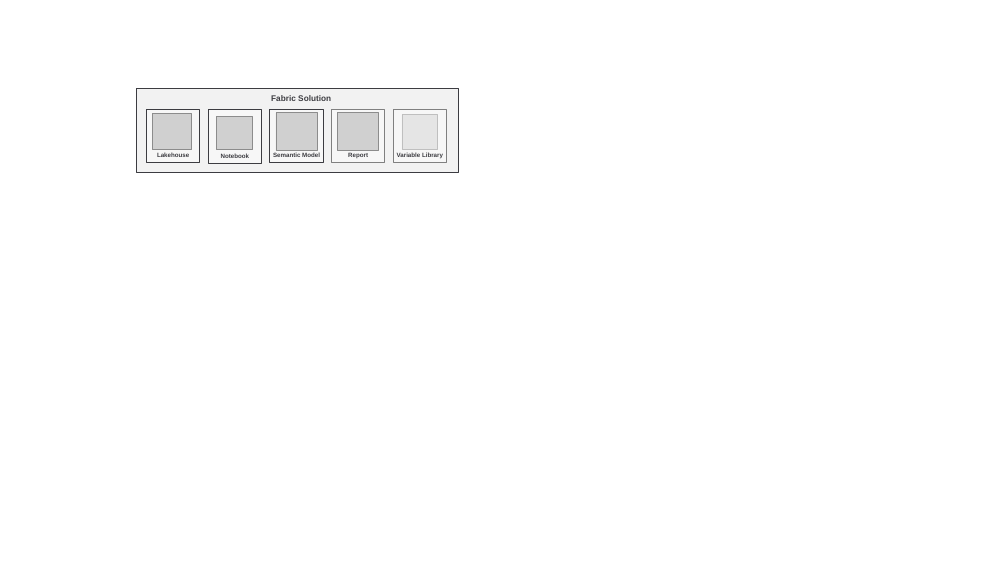
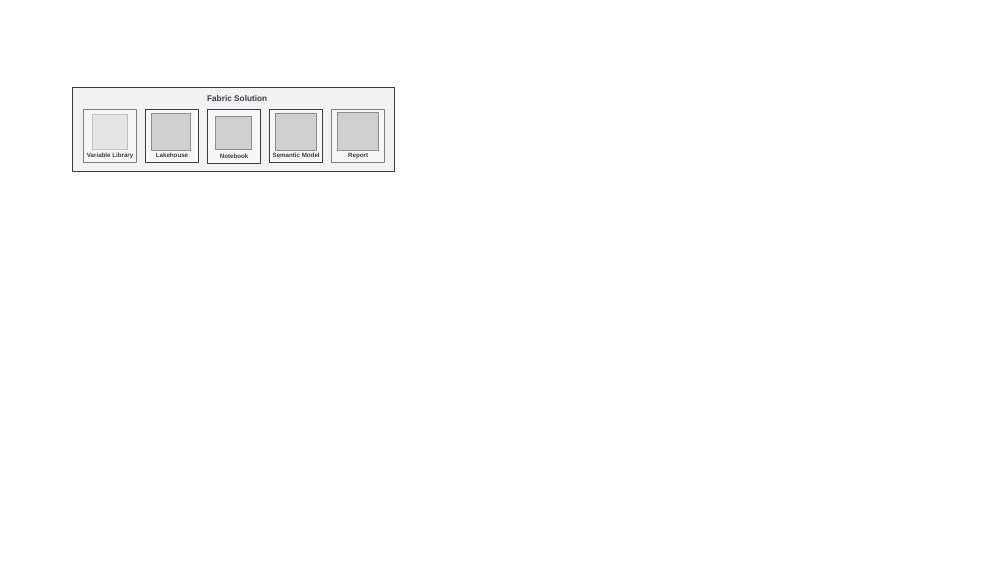
Before and after one commit to FabricDevCamp/fabric-cicd-whitepaper, a slide deck: slide 32 of pptx/Part 1 - Overview of Fabric CICD.pptx (slide 27 before the commit). Drawn at 1008x567 pixels with LibreOffice and Linux fonts; fonts in the diff are those of the drawing; grey boxes stand for pictures. Boxes give left, top, right and bottom in pixels: in the first picture for what was removed or moved away, otherwise in the second. Text is boxed around its words. In the diff, an @@ line names an element or a change of style, - is before the commit and + after.

```diff
--- a/pptx/Part 1 - Overview of Fabric CICD.pptx
+++ b/pptx/Part 1 - Overview of Fabric CICD.pptx
@@ rectangle "Fabric Solution": place and size @@
-rectangle "Fabric Solution" at box(137, 88, 459, 173)
+rectangle "Fabric Solution" at box(73, 87, 394, 172)
@@ rectangle "Variable Library": place and size @@
-rectangle "Variable Library" at box(393, 110, 446, 163)
+rectangle "Variable Library" at box(84, 110, 137, 163)
@@ picture: place and size @@
-picture at box(402, 115, 437, 150)
+picture at box(92, 115, 127, 150)
```
Also in this commit, not shown: 1 other slide changed, 8 slides added, 1 other file.
